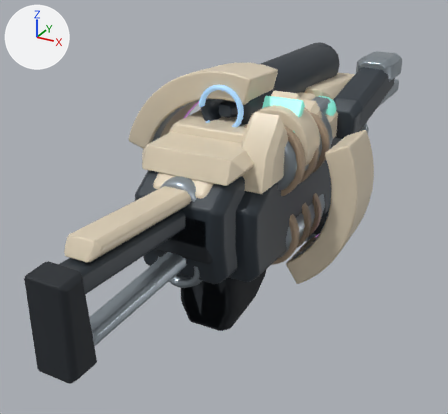
Before and after pictures for a commit that changed the FBX model unity-vfx-preview/Assets/Resources/TRIAS/Armory/Arsenal.fbx.
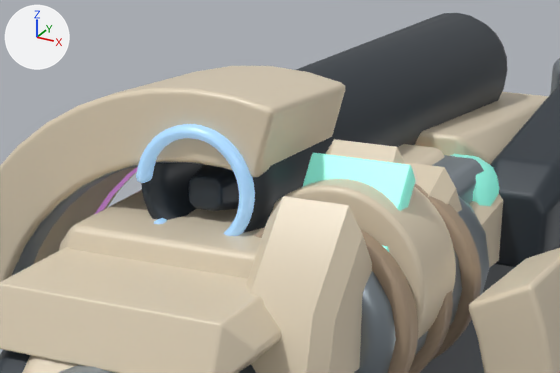
There are two pictures of each version: one whole from a 50 mm camera at (0.344, -0.747, 0.308) aimed at (-0.057, -0.018, -0.056), one close up on the part from 33% to 80% of the width and 9% to 43% of the height. The lights are fixed; the arrows at upper left show +X, +Y and +Z. The last two pictures show the newer version. Where no turn or scale is listed for an object, it has been applied to the vertices. Vertices at exactly the same position are counted once.

In view in the first close-up: 'arc_Chamber_Mount', 'arc_Receiver_Mount', 'lance_Receiver_Mount', 'pulse_Receiver_Mount', 'rift_Receiver_Mount', 'rift_Vane1_Mount', 'rift_Vane2_Mount', 'scatter_Receiver_Mount' and 1 more.
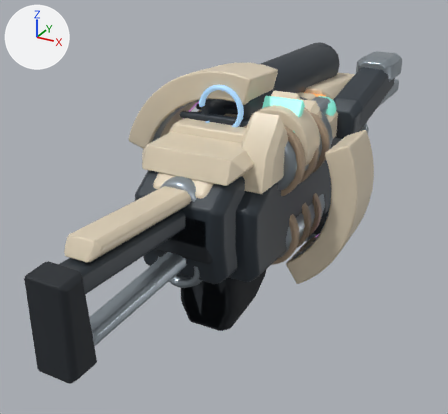
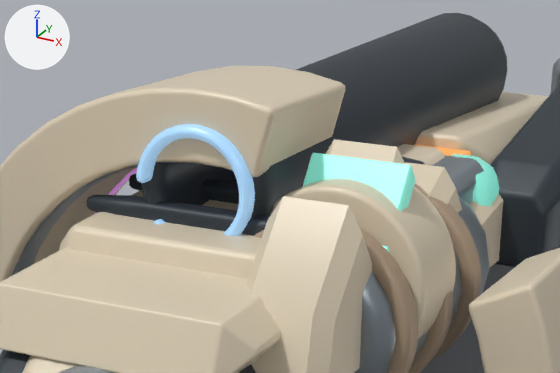
Changed parts and their boxes [x1, y1, x2, y2] in the close-ups (560 x 373 px; the box of a moved part takes in the faces that stretch with it):
part 1 of me_scatter_receiver_mesh, added
    after: [129, 173, 239, 204]
part 2 of me_scatter_receiver_mesh, added (mostly hidden)
    after: [402, 157, 424, 165]
part 3 of me_scatter_receiver_mesh, moved or reshaped
    before: [189, 165, 239, 211]
    after: [87, 144, 469, 236]

Diff of the bpy script that builds the scene:
```diff
--- a/unity-vfx-preview/Assets/Resources/TRIAS/Armory/Arsenal.fbx.py
+++ b/unity-vfx-preview/Assets/Resources/TRIAS/Armory/Arsenal.fbx.py
@@ me_scatter_receiver_mesh @@
 # used by ob_scatter_receiver_mount; location = (0.0, 0.0, 0.0)
-me_scatter_receiver_mesh.from_pydata(...)  # 3878 vertices, 3752 faces; spans x -0.077..0.077, y -0.236..0.25, z -0.189..0.128
+me_scatter_receiver_mesh.from_pydata(...)  # 4310 vertices, 4166 faces; spans x -0.077..0.077, y -0.236..0.25, z -0.189..0.117
+# me_scatter_receiver_mesh part 1: a new loose piece of 148 vertices spanning x -0.06..0.06, y -0.09..-0.077, z 0.103..0.114, in mat_graphite (greyish blue #303840)
+# me_scatter_receiver_mesh part 2: a new loose piece of 148 vertices spanning x -0.06..0.06, y -0.014..-0.001, z 0.106..0.117, in mat_graphite (greyish blue #303840)
+# me_scatter_receiver_mesh part 3: 17 vertices moved from x -0.044..0.044, y -0.119..0.054, z 0.072..0.122 to x -0.061..0.061, y -0.125..0.058, z 0.072..0.11; 159 vertices removed from x -0.012..0.012, y -0.12..0.01, z 0.108..0.128; 147 vertices added at x -0.06..0.06, y -0.128..-0.115, z 0.101..0.112
+# other edits to the shape of me_scatter_receiver_mesh do not show in these pictures
 me_scatter_receiver_mesh.materials.append(mat_fabric)
```
